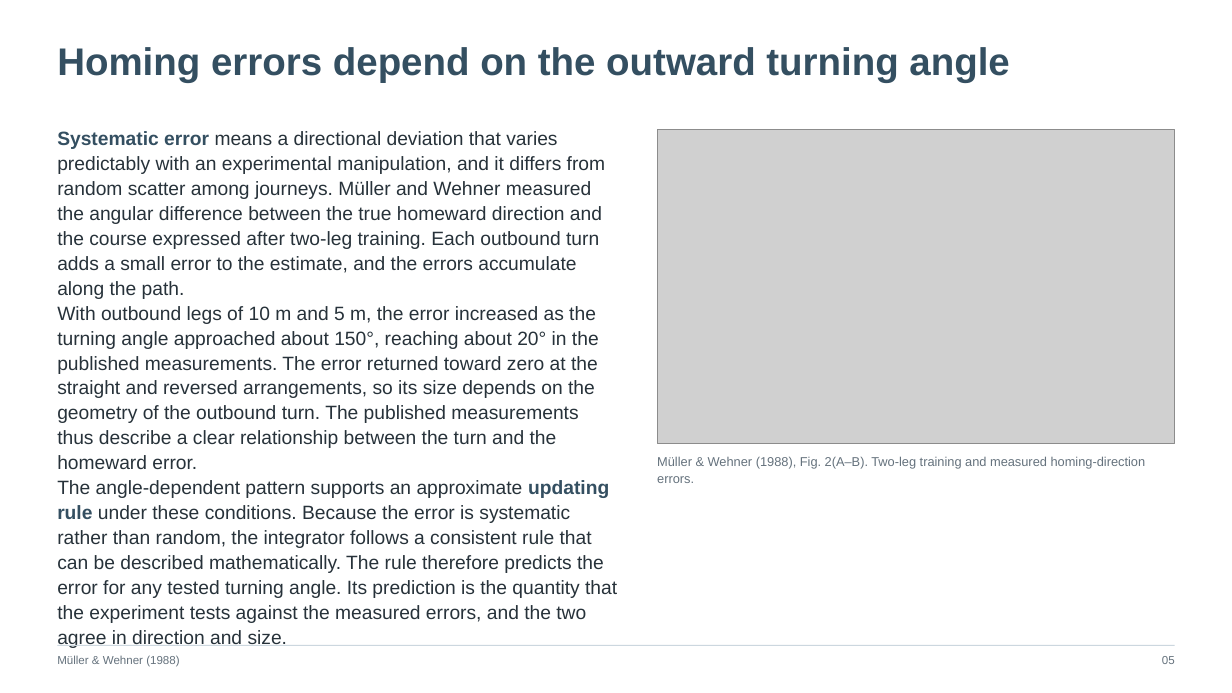
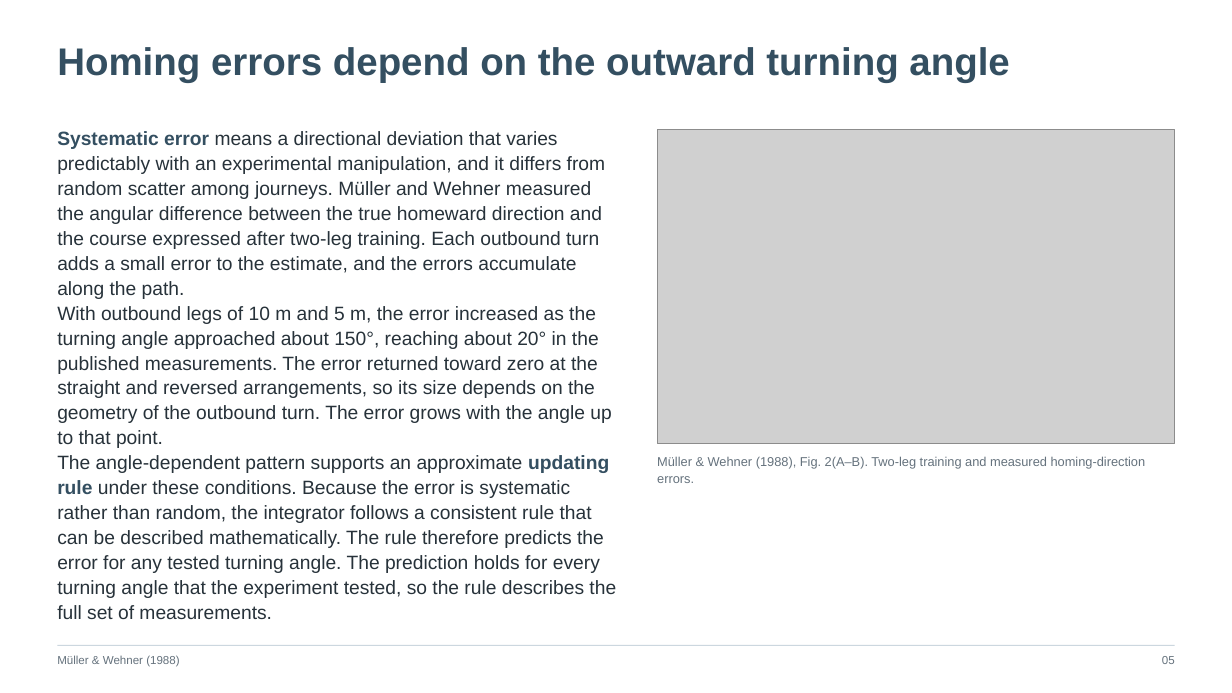
Before and after one commit to jordanxxlopez/NEUROETHOLOGY, a slide deck: slide 6 of scaffolded/Neuroethology_Lecture28_FA2026_SCAFFOLDED.pptx. Drawn at 1232x693 pixels with LibreOffice and Linux fonts; fonts in the diff are those of the drawing; grey boxes stand for pictures. Boxes give left, top, right and bottom in pixels: in the first picture for what was removed or moved away, otherwise in the second. Text is boxed around its words. In the diff, an @@ line names an element or a change of style, - is before the commit and + after.

```diff
--- a/scaffolded/Neuroethology_Lecture28_FA2026_SCAFFOLDED.pptx
+++ b/scaffolded/Neuroethology_Lecture28_FA2026_SCAFFOLDED.pptx
@@ text at (x1=57, y1=306, x2=616, y2=619): text changed @@
-With outbound legs of 10 m and 5 m, the error increased as the turning angle approached about 150°, reaching about 20° in the published measurements. The error returned toward zero at the straight and reversed arrangements, so its size depends on the geometry of the outbound turn. The published measurements thus describe a clear relationship between the turn and the homeward error.
-The angle-dependent pattern supports an approximate updating rule under these conditions. Because the error is systematic rather than random, the integrator follows a consistent rule that can be described mathematically. The rule therefore predicts the error for any tested turning angle. Its prediction is the quantity that the experiment tests against the measured errors, and the two agree in direction and size.
+With outbound legs of 10 m and 5 m, the error increased as the turning angle approached about 150°, reaching about 20° in the published measurements. The error returned toward zero at the straight and reversed arrangements, so its size depends on the geometry of the outbound turn. The error grows with the angle up to that point.
+The angle-dependent pattern supports an approximate updating rule under these conditions. Because the error is systematic rather than random, the integrator follows a consistent rule that can be described mathematically. The rule therefore predicts the error for any tested turning angle. The prediction holds for every turning angle that the experiment tested, so the rule describes the full set of measurements.
```
Also in this commit, not shown: 2 other files.
